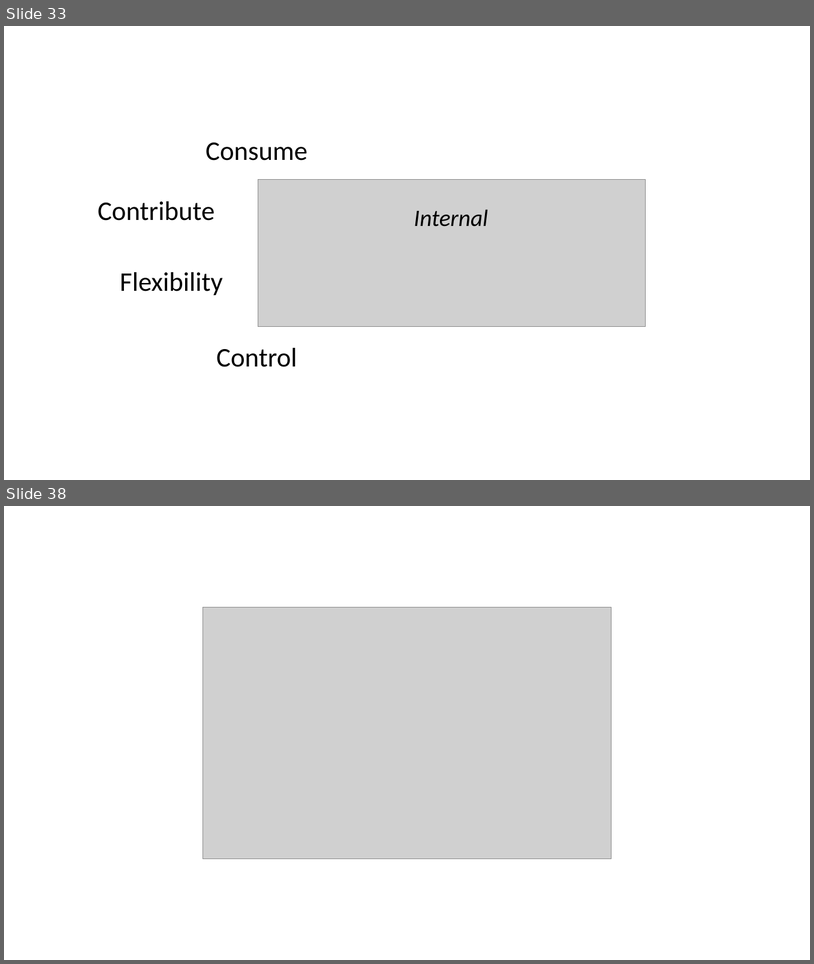
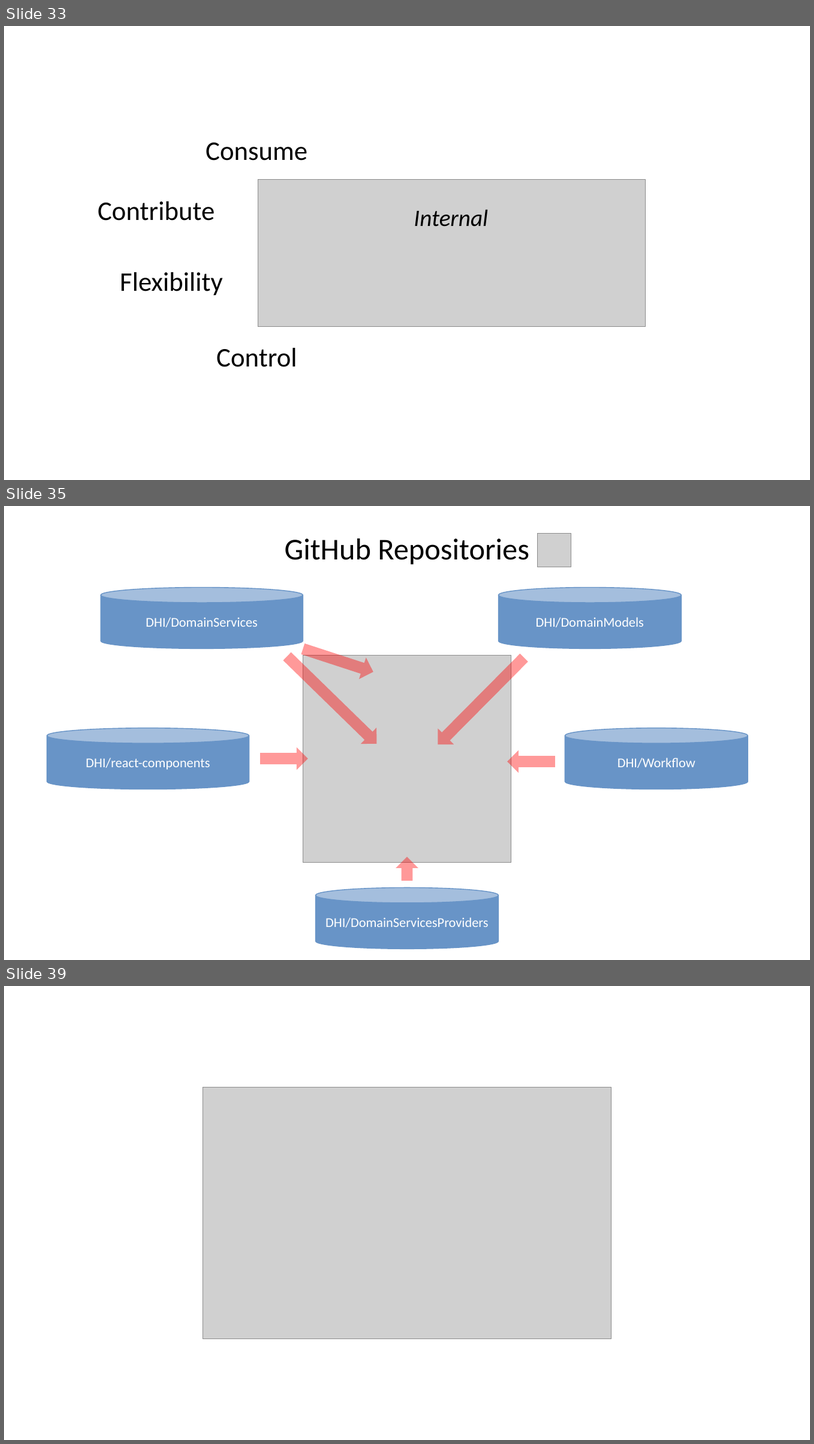
Before and after one commit to DHI/DomainServicesCourse, a slide deck: Presentations/DS-course-1-introduction.pptx. Shown one above the other, each under a label of ours: slides 33 and 38 before the commit, slides 33, 35 and 39 after it; the slides between them are not shown. The pictures are 814x964 and 814x1444 pixels, drawn with LibreOffice and Linux fonts; fonts in the diff are those of the drawing; grey boxes stand for pictures. Boxes give left, top, right and bottom in pixels: in the first picture for what was removed or moved away, otherwise in the second. Text is boxed around its words. In the diff, an @@ line names an element or a change of style, - is before the commit and + after.

```diff
--- a/Presentations/DS-course-1-introduction.pptx
+++ b/Presentations/DS-course-1-introduction.pptx
@@ slide 35 added at (x1=4, y1=506, x2=810, y2=960), background #FFFFFF @@
@@ text added at (x1=285, y1=538, x2=530, y2=564), 36 pt, text #000000 @@
+GitHub Repositories
@@ picture added at (x1=538, y1=533, x2=572, y2=567) @@
@@ cylinder added at (x1=101, y1=587, x2=303, y2=648), fill #6894C7, outline #6894C7 1 pt, 16 pt, text #FFFFFF @@
+DHI/DomainServices
@@ cylinder added at (x1=499, y1=587, x2=681, y2=648), fill #6894C7, outline #6894C7 1 pt, 16 pt, text #FFFFFF @@
+DHI/DomainModels
@@ down arrow added at (x1=279, y1=648, x2=385, y2=751), fill #FF0000 at 40% opacity @@
@@ down arrow added at (x1=300, y1=638, x2=377, y2=682), fill #FF0000 at 40% opacity @@
@@ down arrow added at (x1=430, y1=649, x2=532, y2=752), fill #FF0000 at 40% opacity @@
@@ picture added at (x1=303, y1=655, x2=512, y2=862) @@
@@ cylinder added at (x1=47, y1=728, x2=249, y2=789), fill #6894C7, outline #6894C7 1 pt, 16 pt, text #FFFFFF @@
+DHI/react-components
@@ cylinder added at (x1=566, y1=728, x2=748, y2=789), fill #6894C7, outline #6894C7 1 pt, 16 pt, text #FFFFFF @@
+DHI/Workflow
@@ down arrow added at (x1=260, y1=747, x2=308, y2=770), fill #FF0000 at 40% opacity @@
@@ down arrow added at (x1=507, y1=750, x2=555, y2=773), fill #FF0000 at 40% opacity @@
@@ down arrow added at (x1=396, y1=856, x2=419, y2=880), fill #FF0000 at 40% opacity @@
@@ cylinder added at (x1=315, y1=887, x2=498, y2=948), fill #6894C7, outline #6894C7 1 pt, 16 pt, text #FFFFFF @@
+DHI/DomainServicesProviders
@@ what was slide 38 is now slide 39 @@
```
Also in this commit, not shown: 7 slides changed, 5 other slides added, 4 slides removed, 1 other file.
